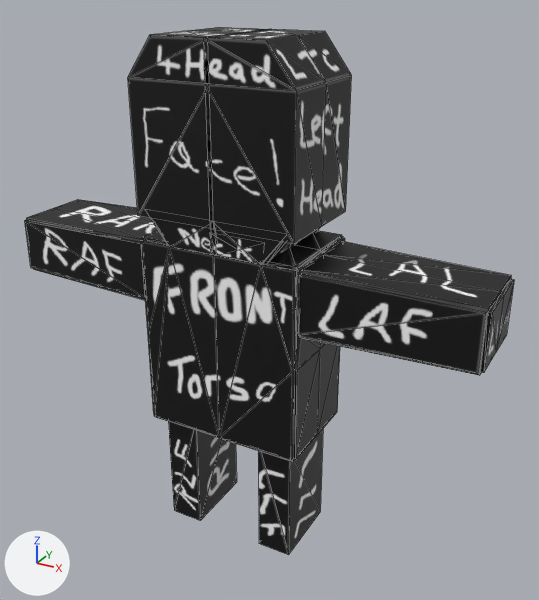
One commit to the glTF model res/models/human_animated_textured.glb: the scene before it, then after it.
Both versions are drawn from a camera (50 mm lens) standing at (10.76, -17.87, 17.11) and looking at (0.66, 0.51, 7.93). Lighting does not change. The marker at lower left points along +X, +Y and +Z. Mesh edges are drawn as thin lines. Where no turn or scale is listed for an object, it has been applied to the vertices.

Names of what the first picture shows: 'Body', 'BodyArmour', 'Helm'.
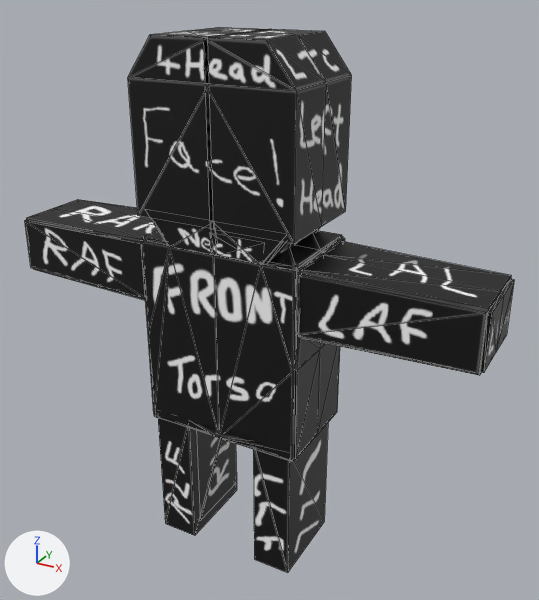
Changed parts and their boxes [x1, y1, x2, y2] in the pictures (539 x 600 px):
'Legs', added (black): after [158, 418, 328, 573]
'Body', unchanged, covered by the edit: before [168, 421, 323, 555]; after [196, 431, 237, 521]

What the commit changed:
Mesh me_bodymesh_002 is new.
It has 18 vertices, 25 faces and spans x -2.4..2.4, y -1.8..1.67, z -0.48..4.14.
It uses material mat_material_001 (picture img_skin).
Object 'Legs' (ob_legs) is new; it shows me_bodymesh_002.
Its location is (0.0, 0.0, 0.0).
